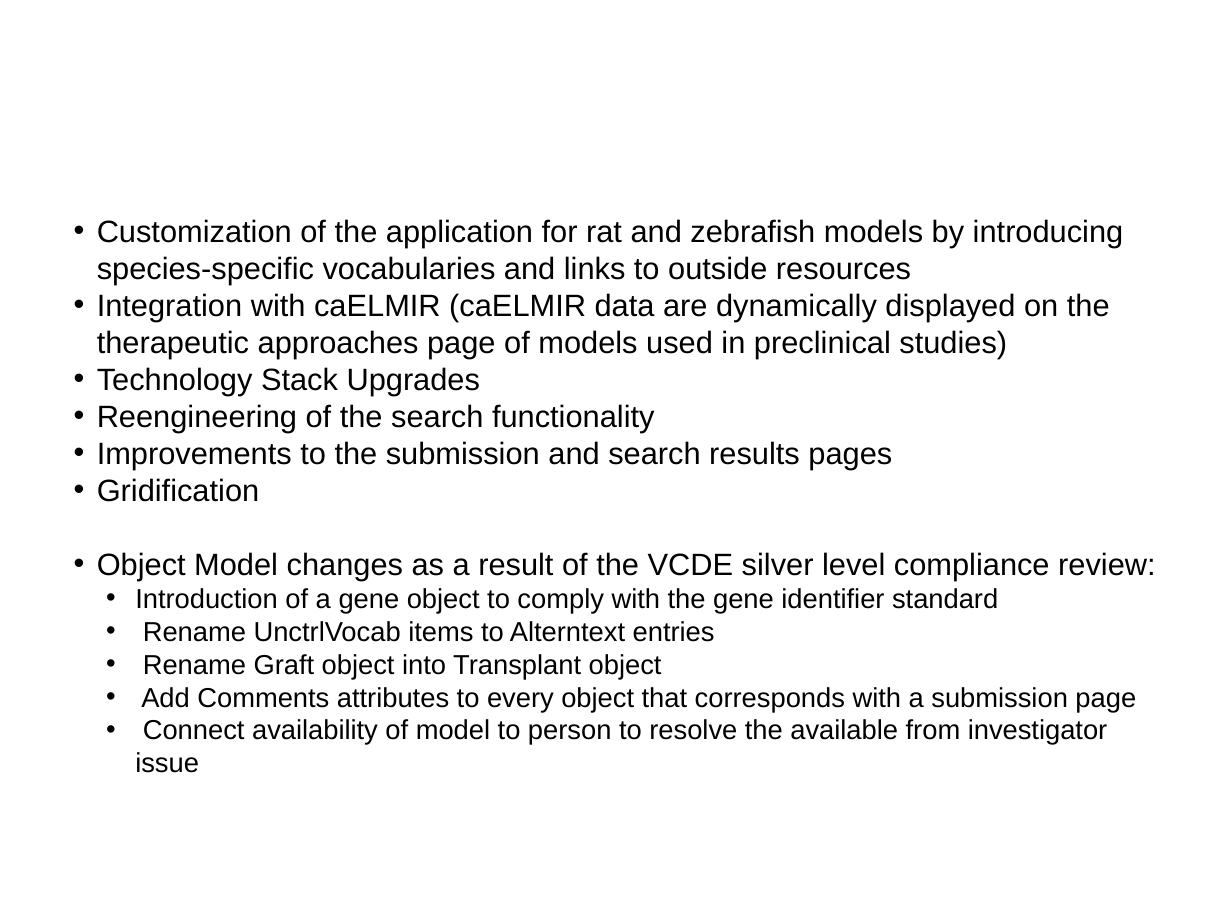
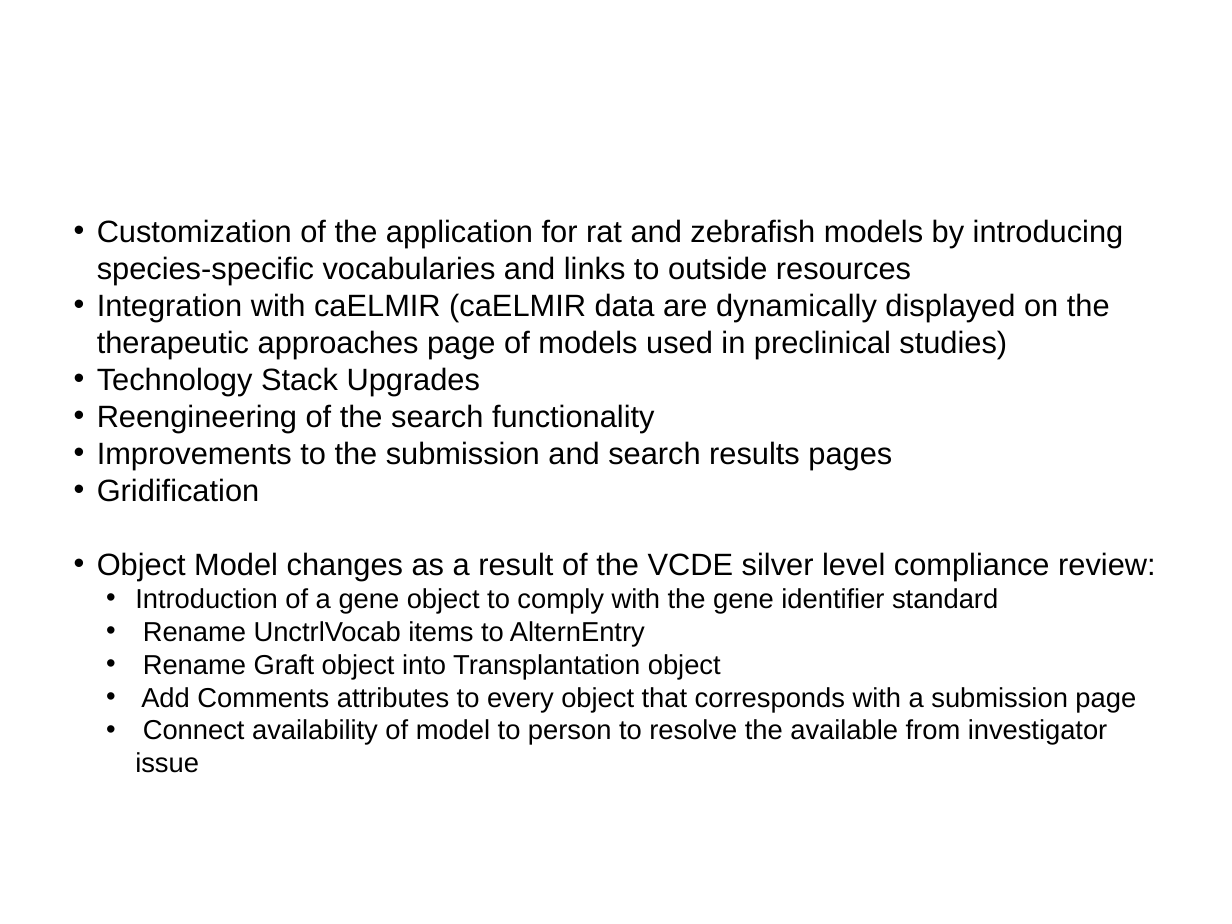
Before and after one commit to NCIP/camod-docs, a slide deck: slide 7 of CABIG compliance/caMOD 2.5 VCDE Submission/caMOD_Interoperability_Review_2009.ppt. Drawn at 1232x924 pixels with LibreOffice and Linux fonts; fonts in the diff are those of the drawing; background and template pictures are left out. Boxes give left, top, right and bottom in pixels: in the first picture for what was removed or moved away, otherwise in the second. Text is boxed around its words. In the diff, an @@ line names an element or a change of style, - is before the commit and + after.

```diff
--- a/CABIG compliance/caMOD 2.5 VCDE Submission/caMOD_Interoperability_Review_2009.ppt
+++ b/CABIG compliance/caMOD 2.5 VCDE Submission/caMOD_Interoperability_Review_2009.ppt
@@ text at (143,621,721,679): text changed @@
-  • Rename UnctrlVocab items to Alterntext entries
-  • Rename Graft object into Transplant object
+  • Rename UnctrlVocab items to AlternEntry
+  • Rename Graft object into Transplantation object
```
Also in this commit, not shown: 3 other slides changed, 5 slides removed.
